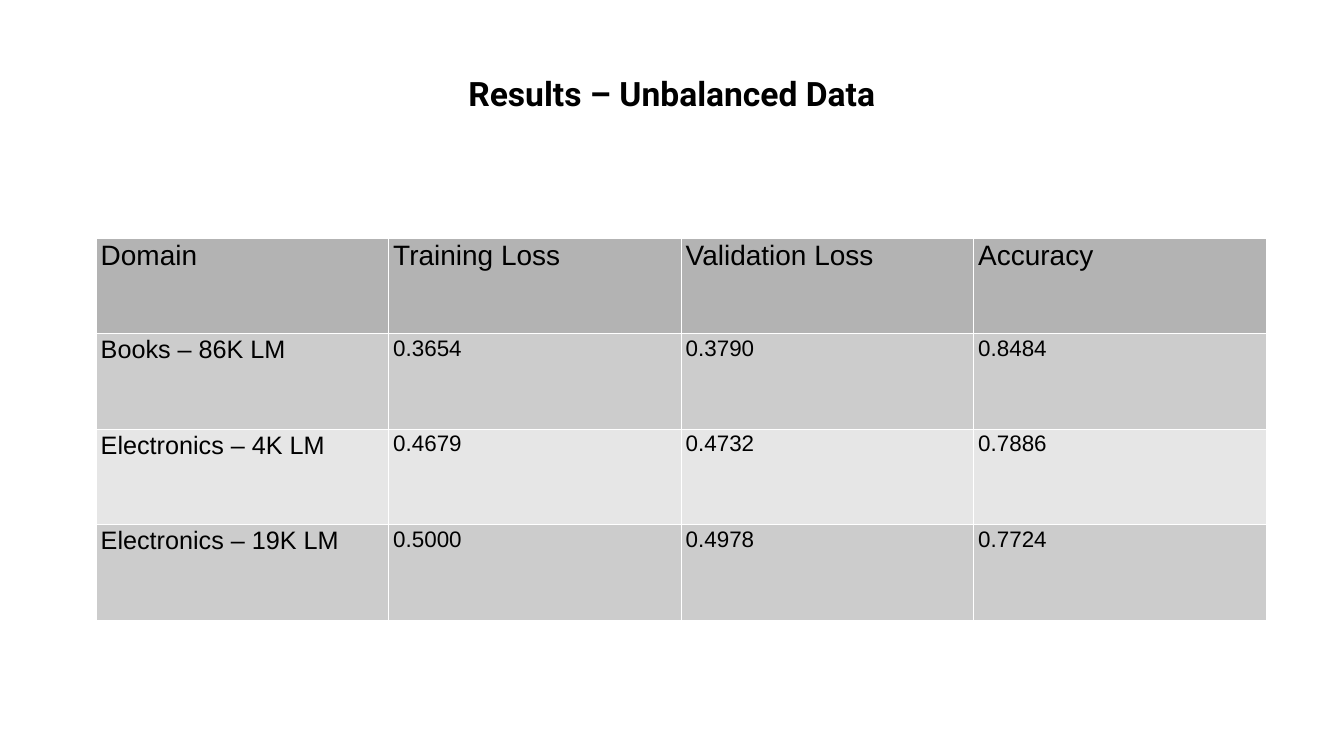
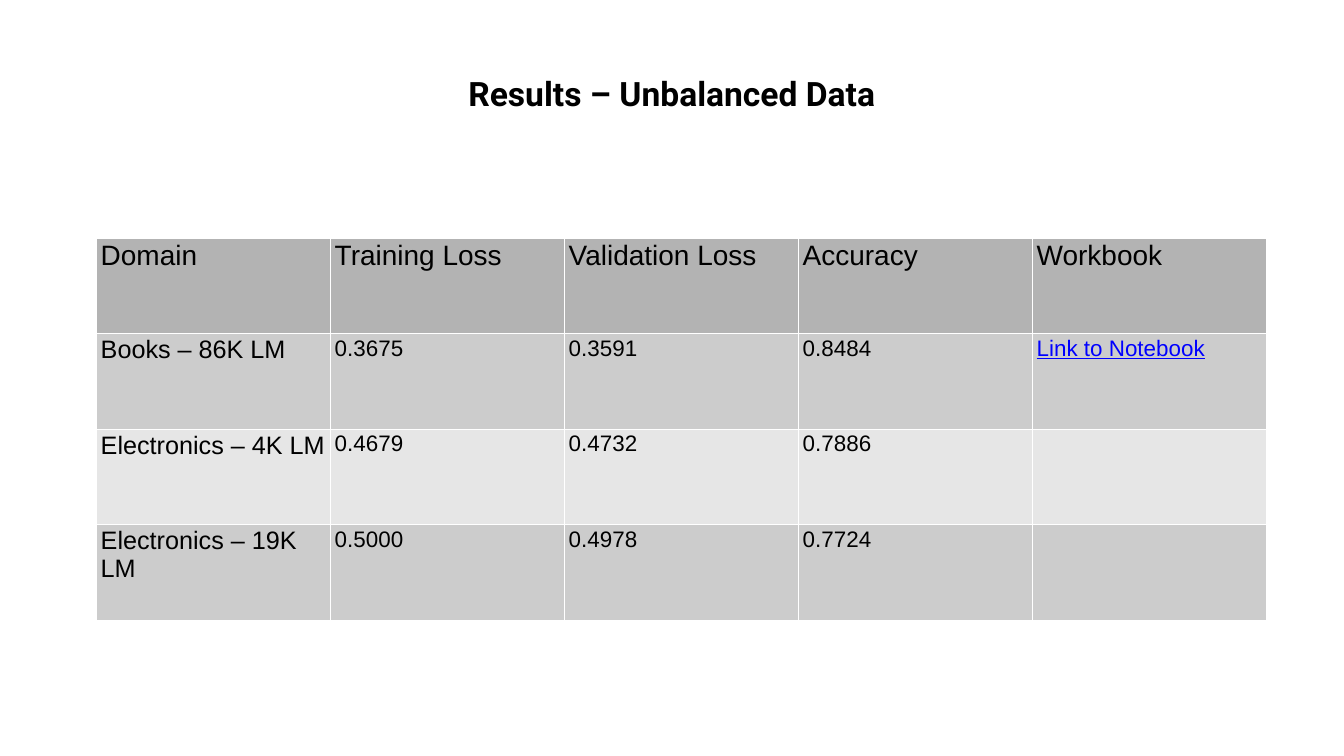
Before and after one commit to postprandial/fastai-amazonreview, a slide deck: slide 10 of Amazon_Review_Helpfulness_NLP-1-ONLINE.pptx. Drawn at 1344x756 pixels with LibreOffice and Linux fonts; fonts in the diff are those of the drawing. Boxes give left, top, right and bottom in pixels: in the first picture for what was removed or moved away, otherwise in the second. Text is boxed around its words. In the diff, an @@ line names an element or a change of style, - is before the commit and + after.

Commit message:
update nb link in ppt

```diff
--- a/Amazon_Review_Helpfulness_NLP-1-ONLINE.pptx
+++ b/Amazon_Review_Helpfulness_NLP-1-ONLINE.pptx
@@ table at (96,238,1265,620) @@
-column 2, row 2: 0.3654
+column 2, row 2: 0.3675
-column 3, row 2: 0.3790
+column 3, row 2: 0.3591
+column 5: Workbook | Link to Notebook |  | 
```
Also in this commit, not shown: 7 other slides changed.
